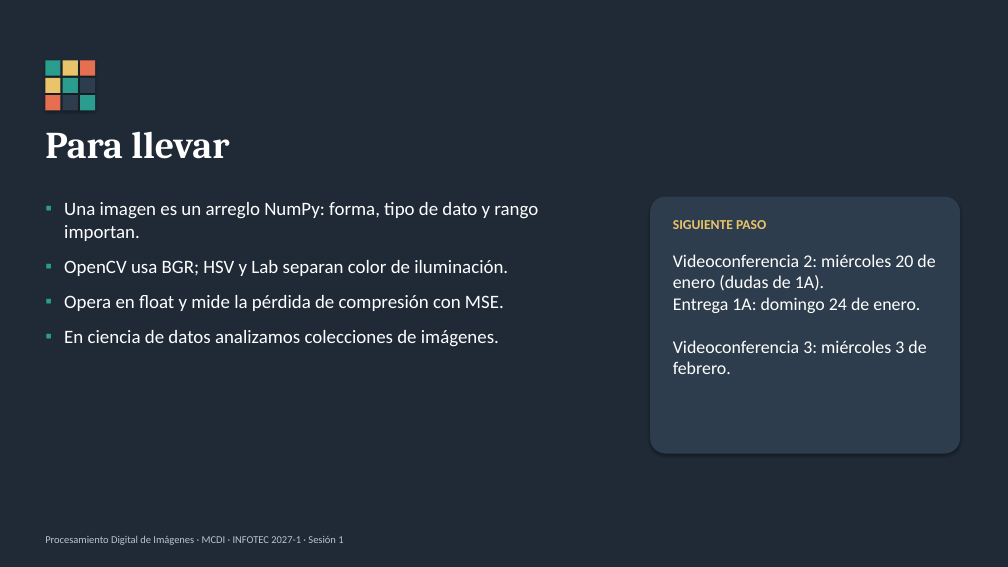
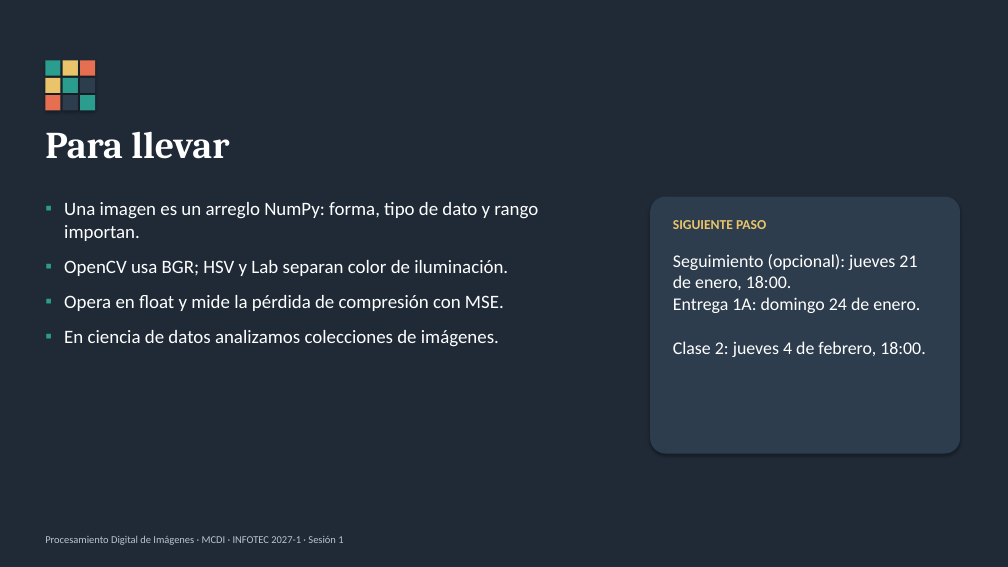
Before and after one commit to egonzalez1989/pdi-mcdi, a slide deck: slide 16 of presentaciones/S1_Imagen_digital_como_dato.pptx (slide 15 before the commit). Drawn at 1008x567 pixels with LibreOffice and Linux fonts; fonts in the diff are those of the drawing. Boxes give left, top, right and bottom in pixels: in the first picture for what was removed or moved away, otherwise in the second. Text is boxed around its words. In the diff, an @@ line names an element or a change of style, - is before the commit and + after.

```diff
--- a/presentaciones/S1_Imagen_digital_como_dato.pptx
+++ b/presentaciones/S1_Imagen_digital_como_dato.pptx
@@ text at bbox=[673, 254, 925, 357]: text changed @@
-Videoconferencia 2: miércoles 20 de enero (dudas de 1A).
-Entrega 1A: domingo 24 de enero.
-Videoconferencia 3: miércoles 3 de febrero.
+Seguimiento (opcional): jueves 21 de enero, 18:00.
+Entrega 1A: domingo 24 de enero.
+Clase 2: jueves 4 de febrero, 18:00.
```
Also in this commit, not shown: 2 other slides changed, 1 slide added, 33 other files.
